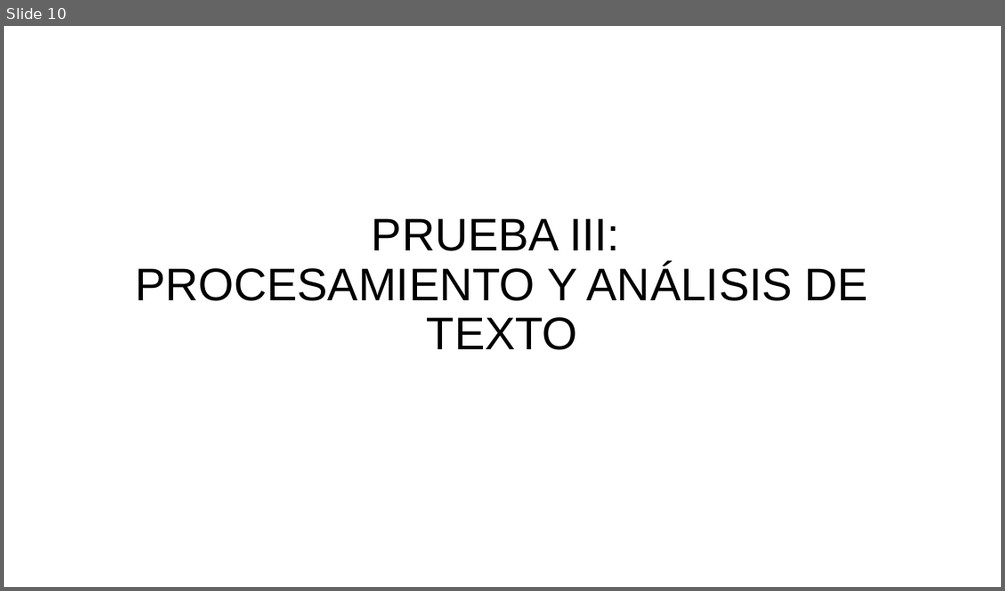
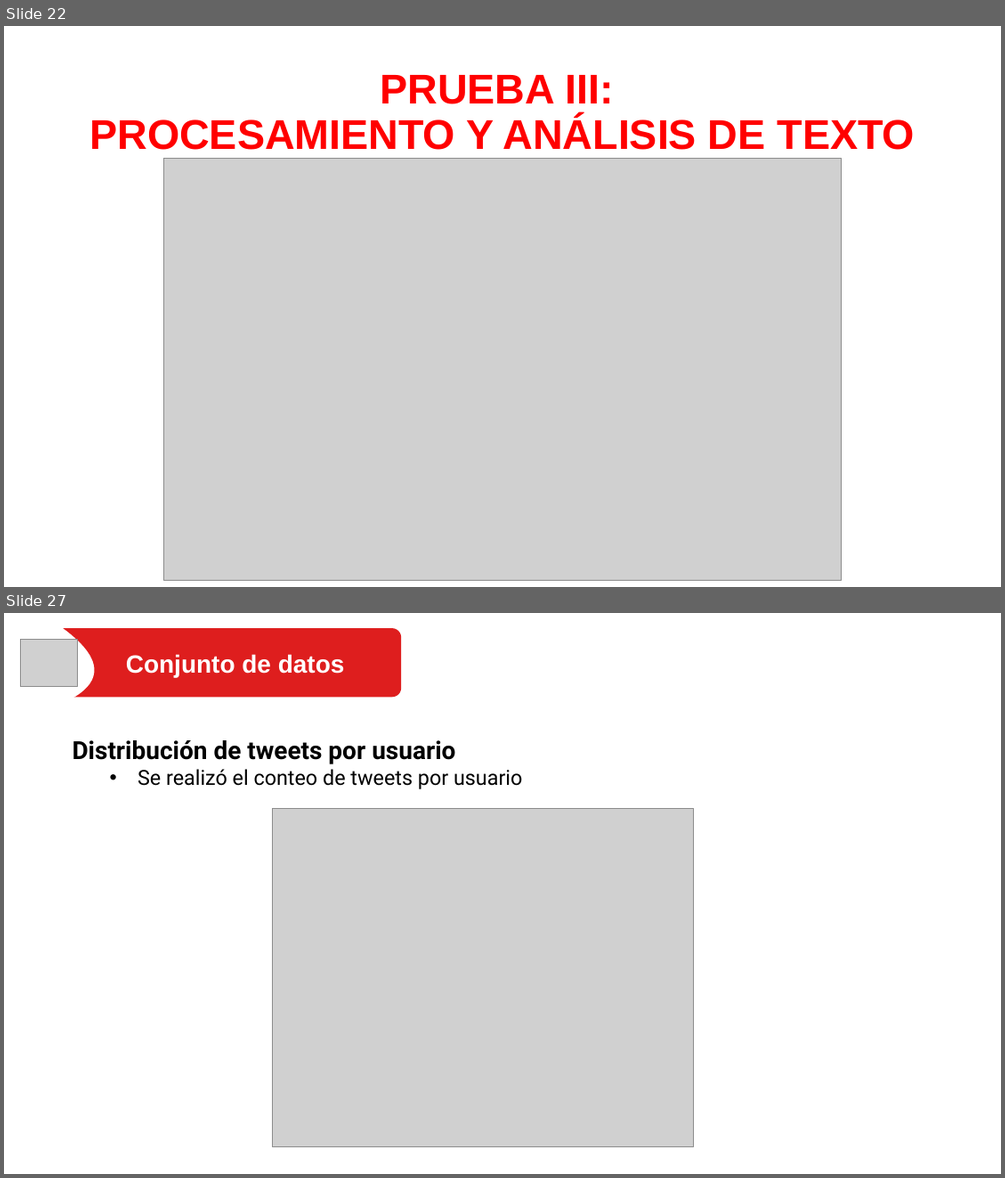
Before and after one commit to dfbaron/PruebaTecnicaDavivienda-DanielBaron, a slide deck: Prueba Científico de Datos.pptx. Shown one above the other, each under a label of ours: slide 10 before the commit, slides 22 and 27 after it; the slides between them are not shown. The pictures are 1005x591 and 1005x1178 pixels, drawn with LibreOffice and Linux fonts; fonts in the diff are those of the drawing; grey boxes stand for pictures. Boxes give left, top, right and bottom in pixels: in the first picture for what was removed or moved away, otherwise in the second. Text is boxed around its words. In the diff, an @@ line names an element or a change of style, - is before the commit and + after.

```diff
--- a/Prueba Científico de Datos.pptx
+++ b/Prueba Científico de Datos.pptx
@@ slide 27 added at (4,613,1001,1174), background #FFFFFF @@
@@ freeform shape added at (4,613,105,717), fill #FFFFFF @@
@@ picture added at (20,639,77,687) @@
@@ rounded rectangle added at (27,628,401,697), fill #DE1E1E @@
@@ text added at (126,654,345,677), 24 pt, text #FFFFFF, bold @@
+Conjunto de datos
@@ text added at (73,740,522,789), 20 pt, text #000000 @@
+Distribución de tweets por usuario
+  • Se realizó el conteo de tweets por usuario
@@ picture added at (273,808,694,1147) @@
@@ what was slide 10 is now slide 22 @@
@@ slide 22 changed as well @@
@@ title "PRUEBA III: PROCESAMIENTO Y ANÁLISIS ...": place and size @@
-title "PRUEBA III: PROCESAMIENTO Y ANÁLISIS ..." at (135,218,868,350)
+title "PRUEBA III: PROCESAMIENTO Y ANÁLISIS ..." at (89,75,915,150)
@@ title "PRUEBA III: PROCESAMIENTO Y ANÁLISIS ..." at (89,75,915,150): size 44 to 40 pt, text colour #000000 to #FF0000, bold on @@
@@ picture added at (164,159,841,580) @@
```
Also in this commit, not shown: 10 other slides changed, 18 other slides added, 7 other files.
